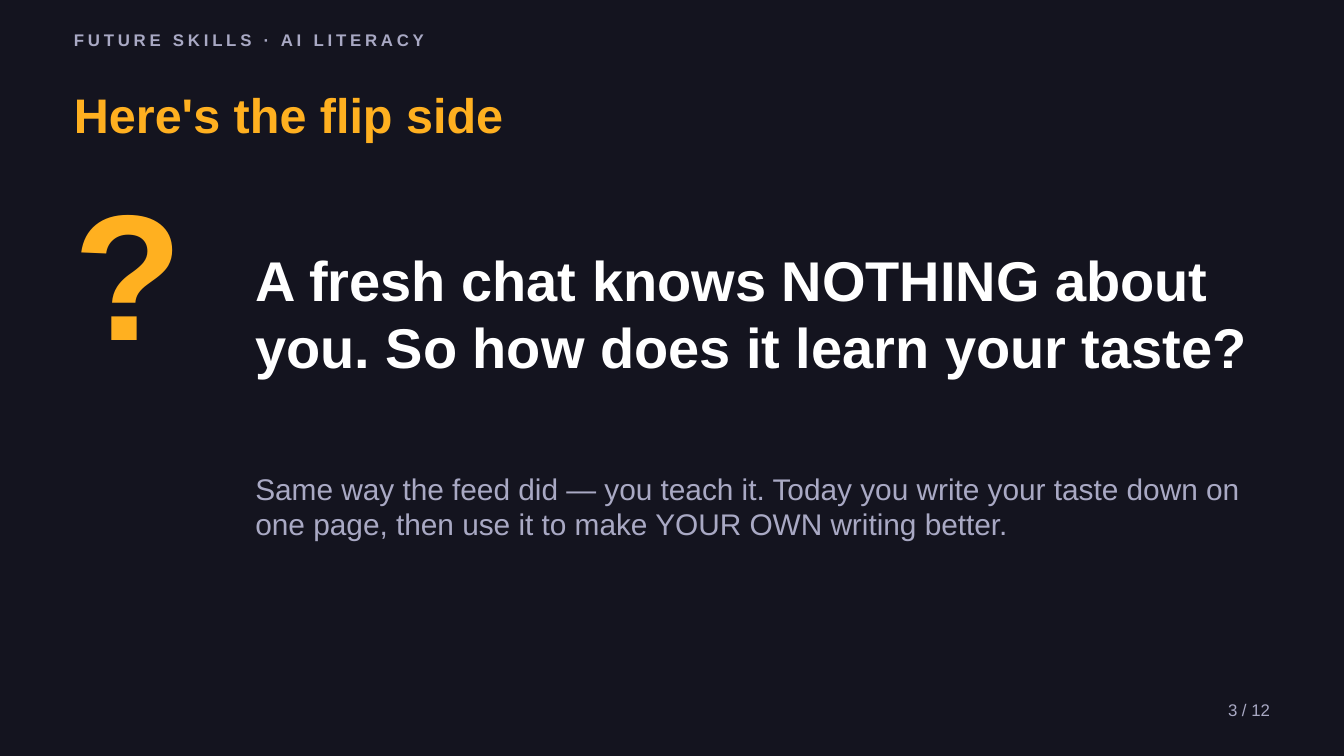
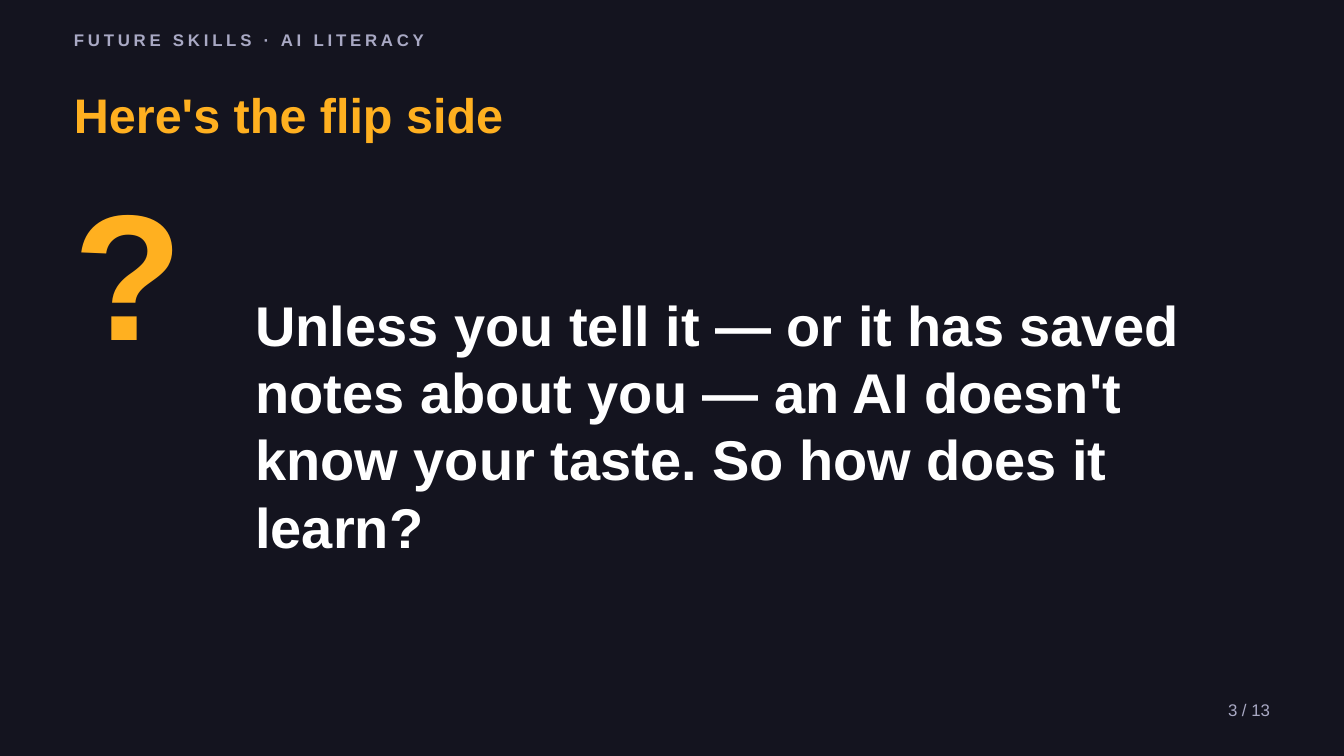
Before and after one commit to phiunit/tptphi, a slide deck: slide 3 of products/ai-taste-file/dist/Teach AI Your Taste - Slides.pptx. Drawn at 1344x756 pixels with LibreOffice and Linux fonts; fonts in the diff are those of the drawing. Boxes give left, top, right and bottom in pixels: in the first picture for what was removed or moved away, otherwise in the second. Text is boxed around its words. In the diff, an @@ line names an element or a change of style, - is before the commit and + after.

```diff
--- a/products/ai-taste-file/dist/Teach AI Your Taste - Slides.pptx
+++ b/products/ai-taste-file/dist/Teach AI Your Taste - Slides.pptx
@@ text at (x1=255, y1=305, x2=1179, y2=549): text changed @@
-A fresh chat knows NOTHING about you. So how does it learn your taste?
+Unless you tell it — or it has saved notes about you — an AI doesn't know your taste. So how does it learn?
@@ text removed at (x1=255, y1=478, x2=1239, y2=541) @@
-Same way the feed did — you teach it. Today you write your taste down on one page, then use it to make YOUR OWN writing better.
@@ text at (x1=1228, y1=704, x2=1270, y2=716): text changed @@
-3 / 12
+3 / 13
```
Also in this commit, not shown: 11 other slides changed, 1 slide added, 34 other files.
